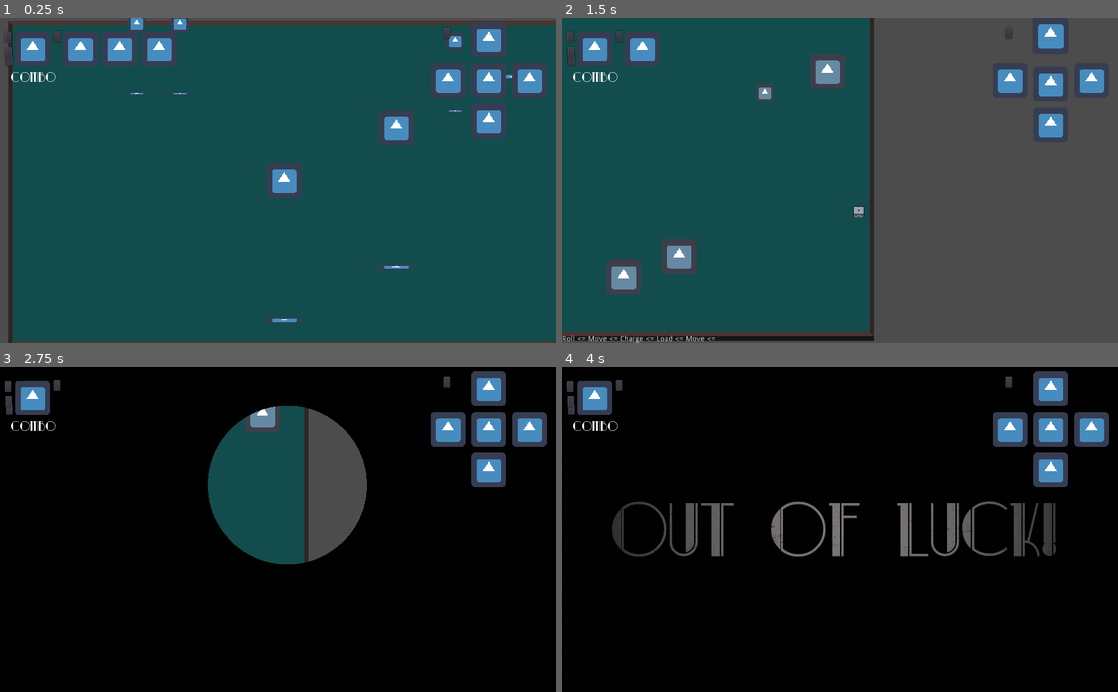
Above: before the commit, frames 1-4 (two rows, left to right).
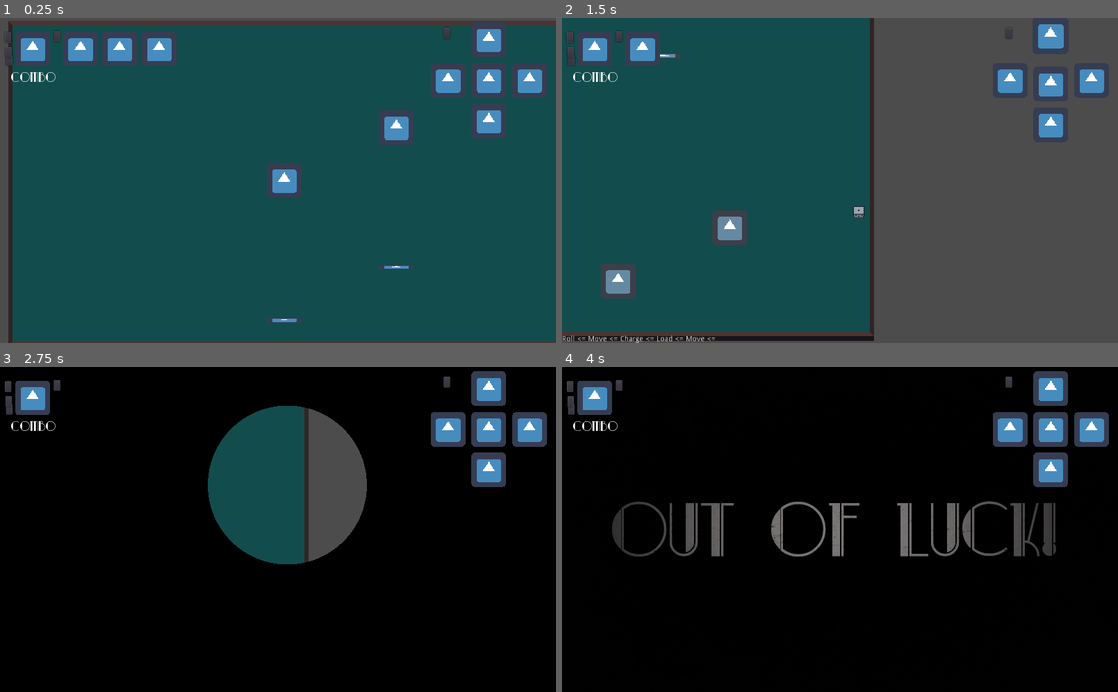
Above: after the commit, the same moments.

Repository: andrebariani/gmtk2022
Game: Godot game, scene res://src/Main.tscn
Same seed, same stepped clock (60 frames per second), same inputs: the game is played once before the commit and once after it. The engine's default icon, where the game draws it, is replaced by a stand-in: a white triangle on a blue panel in a dark square.
Inputs (mouse positions are in pixels of both pictures, inside the frame that each line leads up to):
- Up to frame 1 (0.25 s): no input
- Up to frame 2 (1.5 s): tap Enter (ui_accept) at 0.5, 0.77 s; move the mouse to (962, 164) at 0.52 s; hold D (move_right) 0.53-1.28 s; click (962, 164) at 0.6 s; move the mouse to (728, 196) at 1.27 s; hold S (move_down) from 1.28 s (still down); tap Space (roll) at 1.35 s
- Up to frame 3 (2.75 s): tap Enter (ui_accept) at 1.52 s; move the mouse to (333, 458) at 2.02 s; release S (move_down) at 2.03 s; hold D (move_right) from 2.03 s (still down); click (333, 458) at 2.1 s
- Up to frame 4 (4 s): move the mouse to (812, 594) at 2.77 s; release D (move_right) at 2.78 s; hold W (move_up) 2.78-3.53 s; tap Space (roll) at 2.85 s; tap Enter (ui_accept) at 3.02, 3.77 s; move the mouse to (1006, 578) at 3.52 s; hold A (move_left) from 3.53 s (still down); click (1006, 578) at 3.6 s

The runs differ from the first frame. In frame 1, 0.5% of the frame differs, in the area x 23-93%, y 0-30%; in frame 2, 2.8%, in the area x 7-51%, y 10-87%; in frame 3, 0.4%; in frame 4, nothing differs.

Commit message:
fall damage

Diff:
--- a/src/Main.tscn
+++ b/src/Main.tscn
@@ -7,9 +7,6 @@
 [ext_resource path="res://src/Main.gd" type="Script" id=5]
 [ext_resource path="res://src/shaders/burano.png" type="Texture" id=6]
 [ext_resource path="res://src/ui/menu/Pause.tscn" type="PackedScene" id=7]
-[ext_resource path="res://src/entities/enemies/Ranged_enemy.tscn" type="PackedScene" id=8]
-[ext_resource path="res://src/entities/enemies/Protector_enemy.tscn" type="PackedScene" id=9]
-[ext_resource path="res://src/entities/enemies/Enemy_chaser.tscn" type="PackedScene" id=10]
 [ext_resource path="res://src/spawner/Enemies_spawner.tscn" type="PackedScene" id=11]
 [ext_resource path="res://src/tileset/TableTileset.tres" type="TileSet" id=12]
 
@@ -39,16 +36,6 @@
 current = true
 zoom = Vector2( 2, 2 )
 
-[node name="Enemy_chaser" parent="YSort" instance=ExtResource( 10 )]
-position = Vector2( 622, -307 )
-
-[node name="Protector_enemy" parent="YSort" instance=ExtResource( 9 )]
-position = Vector2( -551, -372 )
-
-[node name="Ranged_enemy" parent="YSort" instance=ExtResource( 8 )]
-position = Vector2( 842, -467 )
-collision_layer = 2
-
 [node name="CanvasLayer" type="CanvasLayer" parent="."]
 
 [node name="ScreenShaders" parent="CanvasLayer" instance=ExtResource( 3 )]
@@ -58,9 +45,6 @@
 
 [node name="Pause" parent="CanvasLayer" instance=ExtResource( 7 )]
 
-[node name="Protector_enemy" parent="." instance=ExtResource( 9 )]
-position = Vector2( -392, -371 )
-
 [node name="Enemies_spawner" parent="." instance=ExtResource( 11 )]
 
 [connection signal="advanced_combo" from="YSort/Player" to="." method="_on_Player_advanced_combo"]
@@ -68,5 +52,3 @@
 [connection signal="health_changed" from="YSort/Player" to="." method="_on_Player_health_changed"]
 [connection signal="rolled" from="YSort/Player" to="." method="_on_Player_rolled"]
 [connection signal="triggered_combo" from="YSort/Player" to="." method="_on_Player_triggered_combo"]
-
-[editable path="Enemies_spawner"]
--- a/src/entities/enemies/Enemy_base.gd
+++ b/src/entities/enemies/Enemy_base.gd
@@ -77,3 +77,10 @@
 
 func _on_AnimationPlayer_animation_finished(anim_name):
 	movement_status = NORMAL
+
+
+func _on_FallHitbox_area_entered(area):
+	# matar inimigos que estavam embaixo dele durante o spawn
+	if movement_status != GOING_DOWN:
+		print(area.get_parent().name)
+		area.get_parent().die()
--- a/src/entities/enemies/Enemy_base.tscn
+++ b/src/entities/enemies/Enemy_base.tscn
@@ -6,6 +6,7 @@
 
 [sub_resource type="Animation" id=1]
 resource_name = "GOING_DOWN"
+length = 1.1
 tracks/0/type = "value"
 tracks/0/path = NodePath("Sprite:position")
 tracks/0/interp = 1
@@ -37,7 +38,7 @@
 tracks/2/imported = false
 tracks/2/enabled = true
 tracks/2/keys = {
-"times": PoolRealArray( 0, 1 ),
+"times": PoolRealArray( 0, 1.1 ),
 "transitions": PoolRealArray( 1, 1 ),
 "update": 1,
 "values": [ true, false ]
@@ -49,10 +50,22 @@
 tracks/3/imported = false
 tracks/3/enabled = true
 tracks/3/keys = {
-"times": PoolRealArray( 0, 1 ),
+"times": PoolRealArray( 0, 1.1 ),
 "transitions": PoolRealArray( 1, 1 ),
 "update": 1,
 "values": [ true, false ]
+}
+tracks/4/type = "value"
+tracks/4/path = NodePath("FallHitbox/CollisionShape2D:disabled")
+tracks/4/interp = 1
+tracks/4/loop_wrap = true
+tracks/4/imported = false
+tracks/4/enabled = true
+tracks/4/keys = {
+"times": PoolRealArray( 0, 1, 1.1 ),
+"transitions": PoolRealArray( 1, 1, 1 ),
+"update": 1,
+"values": [ true, false, true ]
 }
 
 [sub_resource type="Animation" id=2]
@@ -105,6 +118,21 @@
 "update": 0,
 "values": [ false ]
 }
+tracks/4/type = "value"
+tracks/4/path = NodePath("FallHitbox/CollisionShape2D:disabled")
+tracks/4/interp = 1
+tracks/4/loop_wrap = true
+tracks/4/imported = false
+tracks/4/enabled = true
+tracks/4/keys = {
+"times": PoolRealArray( 0 ),
+"transitions": PoolRealArray( 1 ),
+"update": 0,
+"values": [ false ]
+}
+
+[sub_resource type="RectangleShape2D" id=3]
+extents = Vector2( 31, 9 )
 
 [node name="Enemy_base" type="KinematicBody2D"]
 collision_layer = 2
@@ -135,5 +163,14 @@
 scale = Vector2( 1, 0.140625 )
 texture = ExtResource( 3 )
 
+[node name="FallHitbox" type="Area2D" parent="."]
+collision_layer = 0
+collision_mask = 24
+
+[node name="CollisionShape2D" type="CollisionShape2D" parent="FallHitbox"]
+position = Vector2( 0, 28 )
+shape = SubResource( 3 )
+
 [connection signal="timeout" from="Knockback_timer" to="." method="_on_Knockback_timer_timeout"]
 [connection signal="animation_finished" from="AnimationPlayer" to="." method="_on_AnimationPlayer_animation_finished"]
+[connection signal="area_entered" from="FallHitbox" to="." method="_on_FallHitbox_area_entered"]
--- a/src/entities/enemies/Melee_enemy.tscn
+++ b/src/entities/enemies/Melee_enemy.tscn
@@ -51,6 +51,10 @@
 wait_time = 0.5
 one_shot = true
 
+[node name="FallHitbox" parent="." index="10"]
+collision_layer = 1
+collision_mask = 1
+
 [connection signal="body_entered" from="Range" to="." method="_on_Range_body_entered"]
 [connection signal="body_exited" from="Range" to="." method="_on_Range_body_exited"]
 [connection signal="timeout" from="Timer_charging" to="." method="_on_Timer_charging_timeout"]
--- a/src/spawner/Enemies_spawner.gd
+++ b/src/spawner/Enemies_spawner.gd
@@ -2,7 +2,7 @@
 
 var spawn_width
 var spawn_height
-const SPAWN_DELAY = 10
+const SPAWN_DELAY = 1
 
 onready var player = PlayerReference.get_player()
 onready var spawn_blocker = get_node("Spawn_blocker")
--- a/src/spawner/Enemies_spawner.tscn
+++ b/src/spawner/Enemies_spawner.tscn
@@ -22,6 +22,8 @@
 autostart = true
 
 [node name="Spawn_area" type="Area2D" parent="."]
+collision_layer = 0
+collision_mask = 0
 
 [node name="CollisionShape2D" type="CollisionShape2D" parent="Spawn_area"]
 visible = false
Not shown: 1 places in src/Main.tscn that only renumber resources
Not shown: 1 places in src/entities/enemies/Enemy_base.tscn that only renumber resources
